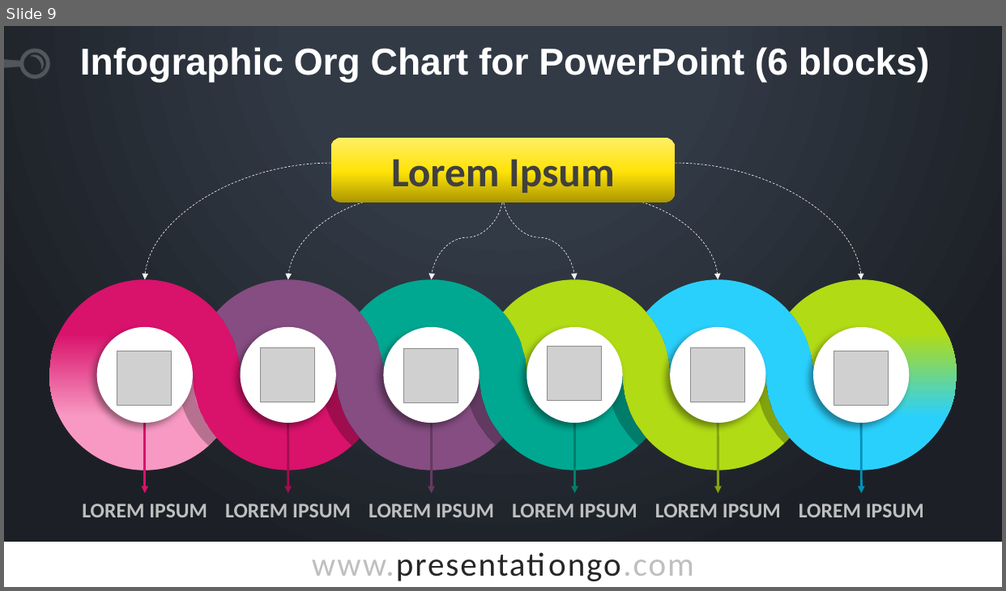
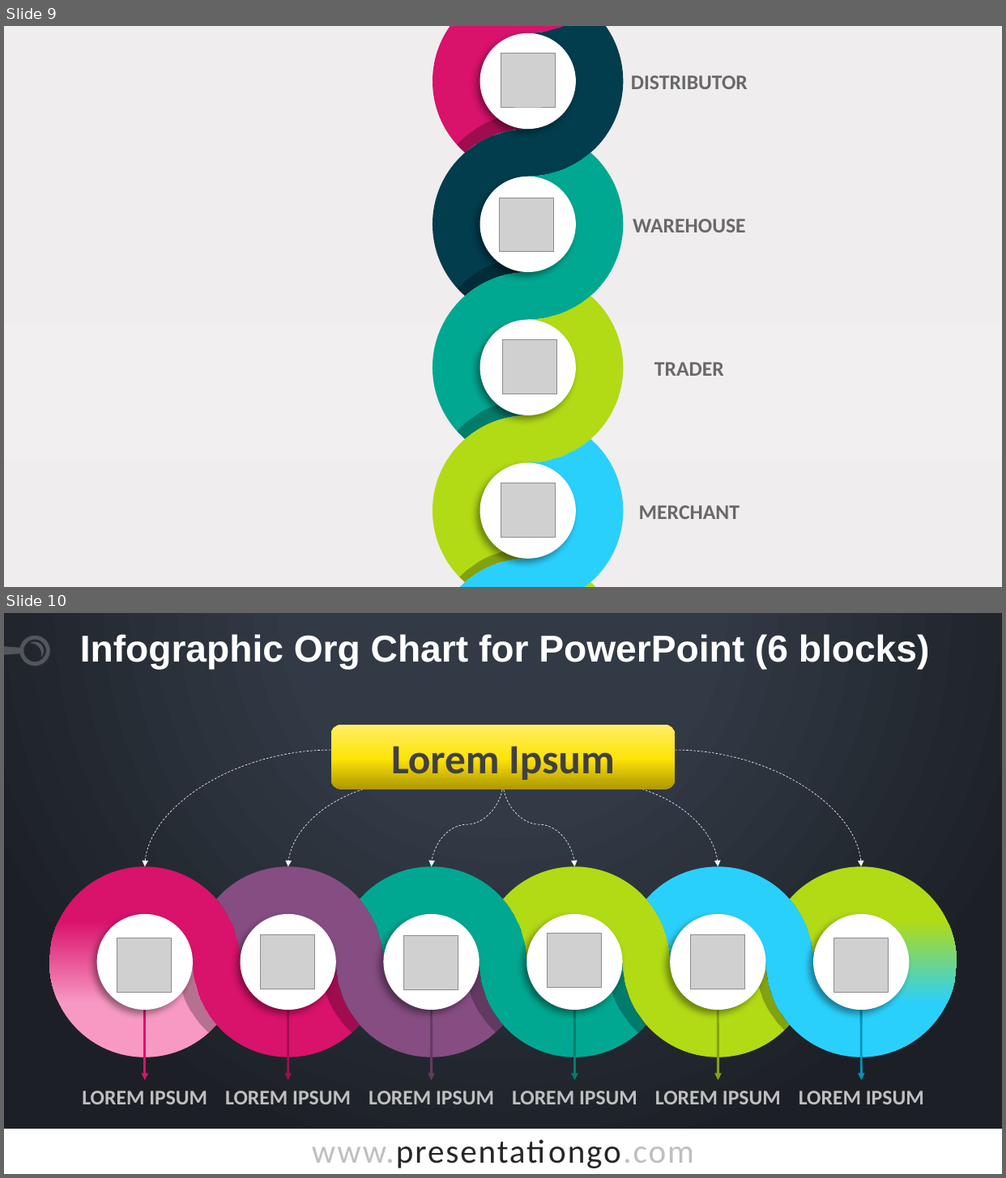
Before and after one commit to sumantabose/go-p2p-blockchain, a slide deck: dashboard-demo/supplychain/figure/supply-chain.pptx. Shown one above the other, each under a label of ours: slide 9 before the commit, slides 9 and 10 after it. The pictures are 1006x591 and 1006x1178 pixels, drawn with LibreOffice and Linux fonts; fonts in the diff are those of the drawing; grey boxes stand for pictures; background and template pictures are left out. Boxes give left, top, right and bottom in pixels: in the first picture for what was removed or moved away, otherwise in the second. Text is boxed around its words. In the diff, an @@ line names an element or a change of style, - is before the commit and + after.

Commit message:
added supply-chain-mobile.png & updated pptx

```diff
--- a/dashboard-demo/supplychain/figure/supply-chain.pptx
+++ b/dashboard-demo/supplychain/figure/supply-chain.pptx
@@ slide 9 added at bbox=[4, 26, 1002, 587], background gradient #EFEDEE to #F1EFF0 to #EFEBEC @@
@@ group added at bbox=[432, 26, 748, 587]: 10 freeform shapes, 4 texts, 4 ellipses, 4 pictures @@
+DISTRIBUTOR
+WAREHOUSE
+TRADER
+MERCHANT
@@ what was slide 9 is now slide 10 @@
```
Also in this commit, not shown: 8 slides changed, 1 other file.
